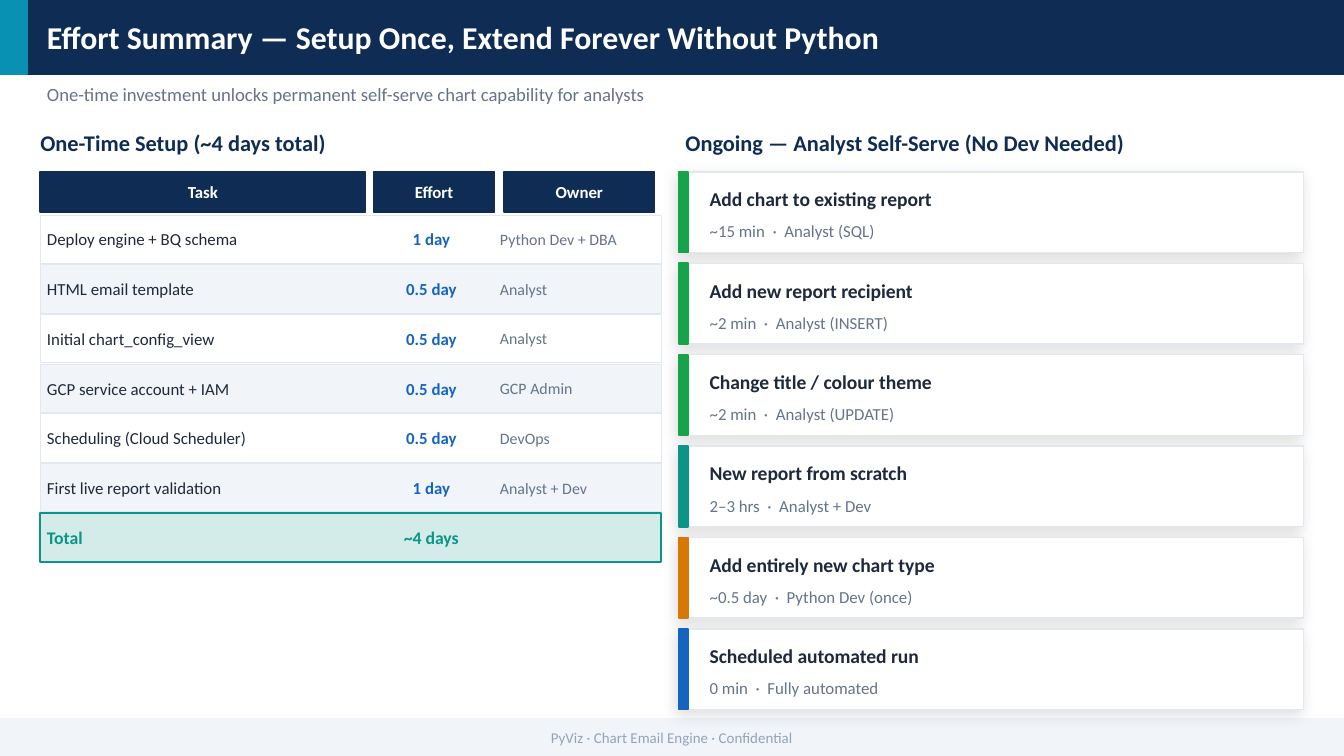
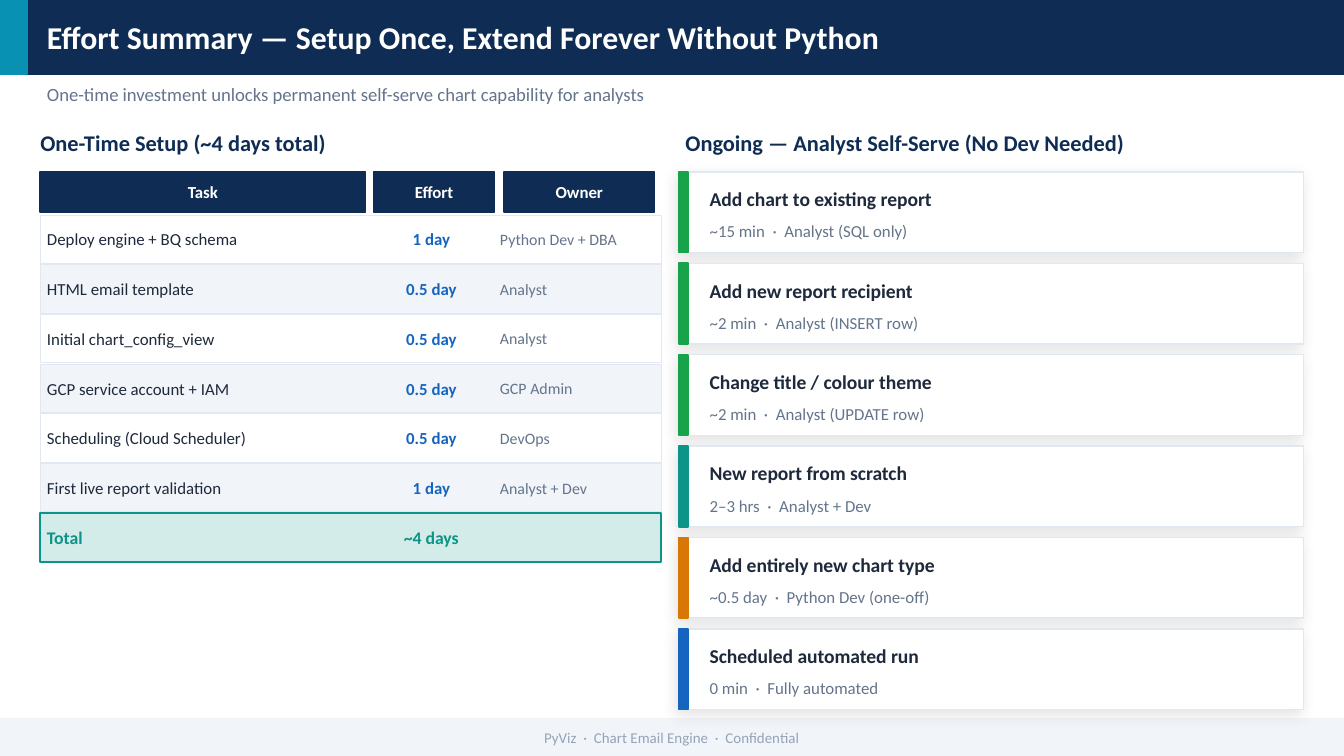
Before and after one commit to manantharuban-commits/PyViz, a slide deck: slide 10 of PyViz_Management_Presentation.pptx. Drawn at 1344x756 pixels with LibreOffice and Linux fonts; fonts in the diff are those of the drawing. Boxes give left, top, right and bottom in pixels: in the first picture for what was removed or moved away, otherwise in the second. Text is boxed around its words. In the diff, an @@ line names an element or a change of style, - is before the commit and + after.

```diff
--- a/PyViz_Management_Presentation.pptx
+++ b/PyViz_Management_Presentation.pptx
@@ text at [710,225,907,240]: text changed @@
-~15 min · Analyst (SQL)
+~15 min · Analyst (SQL only)
@@ text at [710,317,919,332]: text changed @@
-~2 min · Analyst (INSERT)
+~2 min · Analyst (INSERT row)
@@ text at [710,408,925,423]: text changed @@
-~2 min · Analyst (UPDATE)
+~2 min · Analyst (UPDATE row)
@@ shadow changed in 4 elements at [679,172,1304,253], [679,263,1304,344], [679,355,1304,435], [679,538,1304,618] @@
@@ text at [710,591,929,606]: text changed @@
-~0.5 day · Python Dev (once)
+~0.5 day · Python Dev (one-off)
@@ text "PyViz · Chart Email Engine ..." rewrapped from [551,733,793,746] to [544,733,799,746] @@
```
Also in this commit, not shown: 8 other slides changed, 2 slides added, 2 slides removed, 2 other files.
